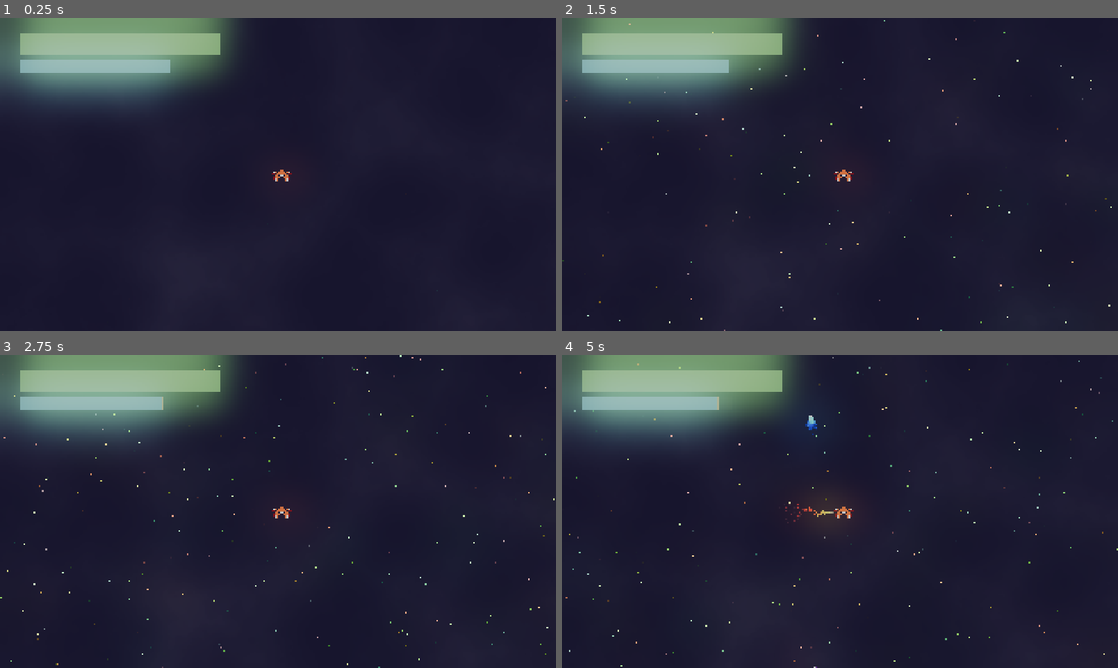
Above: before the commit, frames 1-4 (two rows, left to right).
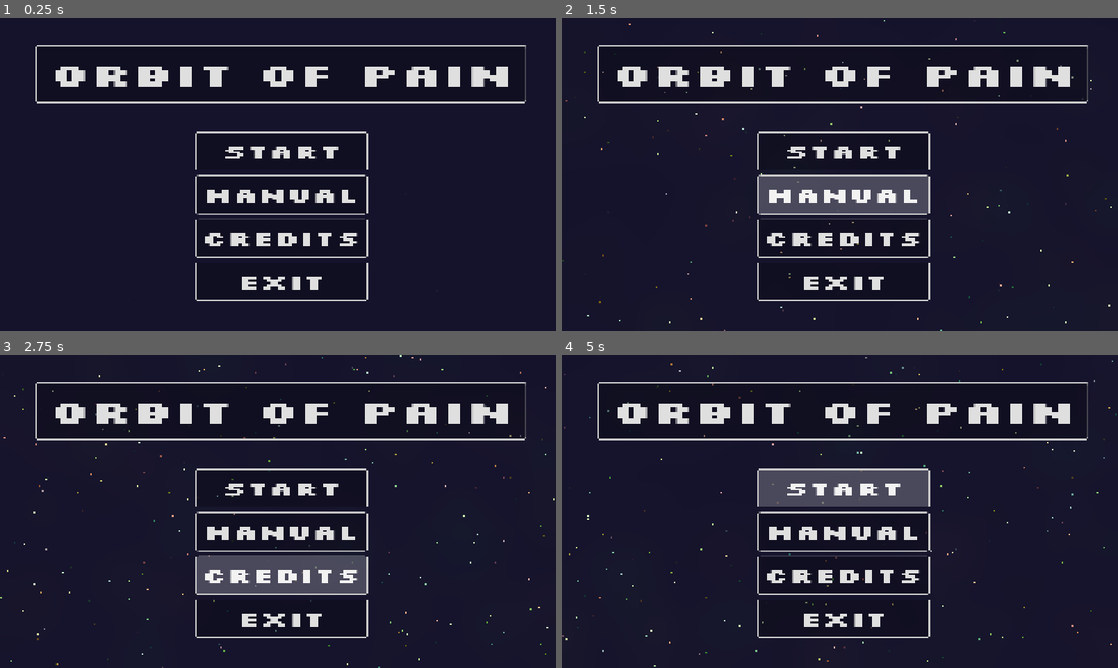
Above: after the commit, the same moments.

Repository: Lunix-420/OrbitOfPain
Game: Godot game, scene res://scenes/World.tscn
Same seed, same stepped clock (60 frames per second), same inputs: the game is played once before the commit and once after it.
Inputs (mouse positions are in pixels of both pictures, inside the frame that each line leads up to):
- Up to frame 1 (0.25 s): no input
- Up to frame 2 (1.5 s): click (845, 74) at 0.5 s, where only the run after the commit has a clickable "ORBIT OF PAIN"; click (845, 193) at 1.25 s, where only the run after the commit has a clickable "Manual"
- Up to frame 3 (2.75 s): click (283, 574) at 2 s, where only the run after the commit has a clickable "CREDITS"
- Up to frame 4 (5 s): click (845, 486) at 2.75 s, where only the run after the commit has a clickable "START"; click (845, 486) at 3.5 s, where only the run after the commit has a clickable "START"; hold D (move_right) from 4.28 s (still down); tap Space (action_shoot) at 4.35 s

The runs differ from the first frame. In frame 1, 17% of the frame differs, in the area x 0-95%, y 0-91%; in frame 2, 20%; in frame 3, 20%; in frame 4, 21%, in the area x 0-100%, y 0-100%.

Commit message:
style: Redesign menu UI

Diff:
--- /dev/null
+++ b/buttons/Default.tres
@@ -0,0 +1,14 @@
+[gd_resource type="StyleBoxFlat" format=3 uid="uid://dfbtt2bkedy5v"]
+
+[resource]
+bg_color = Color(0.0396667, 0.036, 0.08, 0.435294)
+border_width_left = 10
+border_width_top = 10
+border_width_right = 10
+border_width_bottom = 10
+corner_radius_top_left = 25
+corner_radius_top_right = 25
+corner_radius_bottom_right = 25
+corner_radius_bottom_left = 25
+corner_detail = 20
+shadow_color = Color(0, 0, 0, 0.392157)
--- /dev/null
+++ b/noise/Clouds.tres
@@ -0,0 +1,5 @@
+[gd_resource type="FastNoiseLite" format=3 uid="uid://cuga5pynj83ht"]
+
+[resource]
+noise_type = 2
+frequency = 0.0013
--- a/project.godot
+++ b/project.godot
@@ -14,6 +14,10 @@
 run/main_scene="uid://dd0r1cokjlsj3"
 config/features=PackedStringArray("4.4", "GL Compatibility")
 config/icon="res://icon.svg"
+
+[autoload]
+
+GlobalState="*res://scripts/global.gd"
 
 [display]
 
@@ -62,6 +66,10 @@
 ]
 }
 
+[physics]
+
+2d/run_on_separate_thread=true
+
 [rendering]
 
 textures/canvas_textures/default_texture_filter=0
--- /dev/null
+++ b/ramps/Clouds.tres
@@ -0,0 +1,4 @@
+[gd_resource type="Gradient" format=3 uid="uid://cpko6djj8uy7w"]
+
+[resource]
+colors = PackedColorArray(0, 0, 0, 0, 0.97, 0.97, 0.97, 0.027451)
--- /dev/null
+++ b/scenes/Menu.tscn
@@ -0,0 +1,3 @@
+[gd_scene format=3 uid="uid://dqkvntl3ydga1"]
+
+[node name="Menu" type="Node2D"]
--- a/scenes/Player.tscn
+++ b/scenes/Player.tscn
@@ -40,19 +40,6 @@
 scale_min = 2.0
 scale_max = 10.0
 color_ramp = SubResource("GradientTexture1D_qhqgy")
-
-[sub_resource type="Gradient" id="Gradient_3li8b"]
-colors = PackedColorArray(0, 0, 0, 0, 0.97, 0.97, 0.97, 0.027451)
-
-[sub_resource type="FastNoiseLite" id="FastNoiseLite_mdl7e"]
-noise_type = 2
-frequency = 0.0013
-
-[sub_resource type="NoiseTexture2D" id="NoiseTexture2D_qu4a1"]
-width = 4000
-height = 2300
-color_ramp = SubResource("Gradient_3li8b")
-noise = SubResource("FastNoiseLite_mdl7e")
 
 [node name="Player" type="CharacterBody2D"]
 collision_layer = 2
@@ -148,21 +135,6 @@
 position = Vector2(-23, -5)
 zoom = Vector2(0.5, 0.5)
 
-[node name="Noise" type="TextureRect" parent="Camera"]
-anchors_preset = 8
-anchor_left = 0.5
-anchor_top = 0.5
-anchor_right = 0.5
-anchor_bottom = 0.5
-offset_left = -1977.0
-offset_top = -1145.0
-offset_right = 2023.0
-offset_bottom = 1155.0
-grow_horizontal = 2
-grow_vertical = 2
-texture = SubResource("NoiseTexture2D_qu4a1")
-stretch_mode = 3
-
 [node name="Gui" parent="Camera" instance=ExtResource("4_mdl7e")]
 offset_left = -1768.0
 offset_top = -1057.0
--- a/scenes/World.tscn
+++ b/scenes/World.tscn
@@ -1,6 +1,9 @@
-[gd_scene load_steps=7 format=3 uid="uid://dd0r1cokjlsj3"]
+[gd_scene load_steps=11 format=3 uid="uid://dd0r1cokjlsj3"]
 
+[ext_resource type="Script" uid="uid://dswfduxi8a8du" path="res://scenes/game.gd" id="1_d1c63"]
 [ext_resource type="PackedScene" uid="uid://71rc8k32st6a" path="res://scenes/Player.tscn" id="1_kqs1s"]
+[ext_resource type="FontFile" uid="uid://dyej5eb8ymwwc" path="res://fonts/Silkscreen.ttf" id="2_32lhk"]
+[ext_resource type="StyleBox" uid="uid://dfbtt2bkedy5v" path="res://buttons/Default.tres" id="3_7g83o"]
 
 [sub_resource type="Environment" id="Environment_jeodi"]
 background_mode = 3
@@ -41,7 +44,21 @@
 hue_variation_max = 1.0
 turbulence_noise_strength = 6.3
 
-[node name="World" type="Node2D"]
+[sub_resource type="StyleBoxFlat" id="StyleBoxFlat_d1c63"]
+bg_color = Color(0.792317, 0.789104, 0.893934, 0.568627)
+border_width_left = 10
+border_width_top = 10
+border_width_right = 10
+border_width_bottom = 10
+corner_radius_top_left = 25
+corner_radius_top_right = 25
+corner_radius_bottom_right = 25
+corner_radius_bottom_left = 25
+corner_detail = 20
+shadow_color = Color(0, 0, 0, 0.392157)
+
+[node name="Game" type="Node2D"]
+script = ExtResource("1_d1c63")
 metadata/_edit_horizontal_guides_ = [-1080.0, -1030.0]
 metadata/_edit_vertical_guides_ = [-1870.0]
 
@@ -64,6 +81,118 @@
 process_material = SubResource("ParticleProcessMaterial_1tnoa")
 
 [node name="Player" parent="." instance=ExtResource("1_kqs1s")]
+visible = false
 self_modulate = Color(0, 0, 0, 1)
 light_mask = 3
 z_index = 10
+
+[node name="CanvasLayer" type="CanvasLayer" parent="."]
+follow_viewport_enabled = true
+
+[node name="MainMenu" type="Node2D" parent="CanvasLayer"]
+
+[node name="Logo" type="Button" parent="CanvasLayer/MainMenu"]
+offset_left = -1700.0
+offset_top = -900.0
+offset_right = 1700.0
+offset_bottom = -300.0
+scale = Vector2(0.998365, 0.663756)
+theme_override_fonts/font = ExtResource("2_32lhk")
+theme_override_font_sizes/font_size = 330
+theme_override_styles/focus = ExtResource("3_7g83o")
+theme_override_styles/disabled_mirrored = ExtResource("3_7g83o")
+theme_override_styles/disabled = ExtResource("3_7g83o")
+theme_override_styles/hover_pressed_mirrored = ExtResource("3_7g83o")
+theme_override_styles/hover_pressed = ExtResource("3_7g83o")
+theme_override_styles/hover_mirrored = ExtResource("3_7g83o")
+theme_override_styles/hover = ExtResource("3_7g83o")
+theme_override_styles/pressed_mirrored = ExtResource("3_7g83o")
+theme_override_styles/pressed = ExtResource("3_7g83o")
+theme_override_styles/normal_mirrored = ExtResource("3_7g83o")
+theme_override_styles/normal = ExtResource("3_7g83o")
+text = "ORBIT OF PAIN"
+
+[node name="StartButton" type="Button" parent="CanvasLayer/MainMenu"]
+offset_left = -600.0
+offset_top = -300.0
+offset_right = 600.0
+offset_bottom = 100.0
+scale = Vector2(0.998365, 0.663756)
+theme_override_fonts/font = ExtResource("2_32lhk")
+theme_override_font_sizes/font_size = 200
+theme_override_styles/focus = ExtResource("3_7g83o")
+theme_override_styles/disabled_mirrored = ExtResource("3_7g83o")
+theme_override_styles/disabled = ExtResource("3_7g83o")
+theme_override_styles/hover_pressed_mirrored = ExtResource("3_7g83o")
+theme_override_styles/hover_pressed = ExtResource("3_7g83o")
+theme_override_styles/hover_mirrored = ExtResource("3_7g83o")
+theme_override_styles/hover = SubResource("StyleBoxFlat_d1c63")
+theme_override_styles/pressed_mirrored = ExtResource("3_7g83o")
+theme_override_styles/pressed = ExtResource("3_7g83o")
+theme_override_styles/normal_mirrored = ExtResource("3_7g83o")
+theme_override_styles/normal = ExtResource("3_7g83o")
+text = "START"
+
+[node name="ControlsButton" type="Button" parent="CanvasLayer/MainMenu"]
+offset_left = -600.0
+offset_right = 600.0
+offset_bottom = 400.0
+scale = Vector2(0.998365, 0.663756)
+theme_override_fonts/font = ExtResource("2_32lhk")
+theme_override_font_sizes/font_size = 200
+theme_override_styles/focus = ExtResource("3_7g83o")
+theme_override_styles/disabled_mirrored = ExtResource("3_7g83o")
+theme_override_styles/disabled = ExtResource("3_7g83o")
+theme_override_styles/hover_pressed_mirrored = ExtResource("3_7g83o")
+theme_override_styles/hover_pressed = ExtResource("3_7g83o")
+theme_override_styles/hover_mirrored = ExtResource("3_7g83o")
+theme_override_styles/hover = SubResource("StyleBoxFlat_d1c63")
+theme_override_styles/pressed_mirrored = ExtResource("3_7g83o")
+theme_override_styles/pressed = ExtResource("3_7g83o")
+theme_override_styles/normal_mirrored = ExtResource("3_7g83o")
+theme_override_styles/normal = ExtResource("3_7g83o")
+text = "Manual"
+
+[node name="CreditsButton" type="Button" parent="CanvasLayer/MainMenu"]
+offset_left = -600.0
+offset_top = 300.0
+offset_right = 600.0
+offset_bottom = 700.0
+scale = Vector2(0.998365, 0.663756)
+theme_override_fonts/font = ExtResource("2_32lhk")
+theme_override_font_sizes/font_size = 200
+theme_override_styles/focus = ExtResource("3_7g83o")
+theme_override_styles/disabled_mirrored = ExtResource("3_7g83o")
+theme_override_styles/disabled = ExtResource("3_7g83o")
+theme_override_styles/hover_pressed_mirrored = ExtResource("3_7g83o")
+theme_override_styles/hover_pressed = ExtResource("3_7g83o")
+theme_override_styles/hover_mirrored = ExtResource("3_7g83o")
+theme_override_styles/hover = SubResource("StyleBoxFlat_d1c63")
+theme_override_styles/pressed_mirrored = ExtResource("3_7g83o")
+theme_override_styles/pressed = ExtResource("3_7g83o")
+theme_override_styles/normal_mirrored = ExtResource("3_7g83o")
+theme_override_styles/normal = ExtResource("3_7g83o")
+text = "CREDITS"
+
+[node name="ExitButton" type="Button" parent="CanvasLayer/MainMenu"]
+offset_left = -600.0
+offset_top = 600.0
+offset_right = 600.0
+offset_bottom = 1000.0
+scale = Vector2(0.998365, 0.663756)
+theme_override_fonts/font = ExtResource("2_32lhk")
+theme_override_font_sizes/font_size = 200
+theme_override_styles/focus = ExtResource("3_7g83o")
+theme_override_styles/disabled_mirrored = ExtResource("3_7g83o")
+theme_override_styles/disabled = ExtResource("3_7g83o")
+theme_override_styles/hover_pressed_mirrored = ExtResource("3_7g83o")
+theme_override_styles/hover_pressed = ExtResource("3_7g83o")
+theme_override_styles/hover_mirrored = ExtResource("3_7g83o")
+theme_override_styles/hover = SubResource("StyleBoxFlat_d1c63")
+theme_override_styles/pressed_mirrored = ExtResource("3_7g83o")
+theme_override_styles/pressed = ExtResource("3_7g83o")
+theme_override_styles/normal_mirrored = ExtResource("3_7g83o")
+theme_override_styles/normal = ExtResource("3_7g83o")
+text = "EXIT"
+
+[connection signal="pressed" from="CanvasLayer/MainMenu/StartButton" to="CanvasLayer/MainMenu" method="_on_start_button_pressed"]
--- /dev/null
+++ b/scenes/game.gd
@@ -0,0 +1,11 @@
+extends Node2D
+
+
+# Called when the node enters the scene tree for the first time.
+func _ready() -> void:
+	pass # Replace with function body.
+
+
+# Called every frame. 'delta' is the elapsed time since the previous frame.
+func _process(delta: float) -> void:
+	pass
--- /dev/null
+++ b/scenes/main_menu.gd
@@ -0,0 +1,15 @@
+extends Node2D
+
+
+# Called when the node enters the scene tree for the first time.
+func _ready() -> void:
+	pass # Replace with function body.
+
+
+# Called every frame. 'delta' is the elapsed time since the previous frame.
+func _process(delta: float) -> void:
+	pass
+
+
+func _on_start_button_pressed() -> void:
+	pass # Replace with function body.
--- /dev/null
+++ b/scenes/world.gd
@@ -0,0 +1,11 @@
+extends Node2D
+
+
+# Called when the node enters the scene tree for the first time.
+func _ready() -> void:
+	pass # Replace with function body.
+
+
+# Called every frame. 'delta' is the elapsed time since the previous frame.
+func _process(delta: float) -> void:
+	pass
--- /dev/null
+++ b/scripts/global.gd
@@ -0,0 +1,3 @@
+extends Node
+
+var game_started := false
--- a/scripts/player.gd
+++ b/scripts/player.gd
@@ -1,4 +1,18 @@
 extends CharacterBody2D
+
+var speed = 0.0
+var strave_speed = 0.0
+
+const MAX_SPEED = 500
+const MAX_BACK_SPEED = 500
+const MAX_STRAVE_SPEED = 400
+const ACCELERATION = 2000.0
+const STRAVE_ACCELERATION = 1500.0
+const ROTATION_SPEED = 4.0
+const FRICTION = 500
+const ENERGY_LOSS = 1000
+const IDLE_ENERGY_CONSUMPTION = 20
+
 
 @onready var sprite = get_node("Sprite")
 @onready var shooter = sprite.get_node("Shooter")
@@ -13,23 +27,11 @@
 @onready var gui: Control = camera.get_node("Gui")
 @onready var healthBar: BaseBar = gui.get_node("Health")
 @onready var energyBar: BaseBar = gui.get_node("Energy")
-
 @export var plasma_scene: PackedScene
 
-const MAX_SPEED = 500
-const MAX_BACK_SPEED = 500
-const MAX_STRAVE_SPEED = 400
-const ACCELERATION = 2000.0
-const STRAVE_ACCELERATION = 1500.0
-const ROTATION_SPEED = 4.0
-const FRICTION = 500
-const ENERGY_LOSS = 1000
-const IDLE_ENERGY_CONSUMPTION = 20
-
-var speed = 0.0
-var strave_speed = 0.0
-
 func _physics_process(delta: float) -> void:
+	if not GlobalState.game_started:
+		return
 	handle_forward_backward_motion(delta)
 	handle_sideward_motion(delta)
 	handle_rotation(delta)
--- a/scripts/spawner.gd
+++ b/scripts/spawner.gd
@@ -5,6 +5,8 @@
 var SPAWN_DISTANCE: float = 2000.0
 
 func _process(delta: float) -> void:
+	if not GlobalState.game_started:
+		return
 	spawn_timer += delta
 	if spawn_timer >= spawn_interval:
 		spawn_enemy()
Binary file added: fonts/Silkscreen.ttf
Not shown, added: fonts/Silkscreen.ttf.import
Not shown: 1 places in scenes/Player.tscn that only renumber resources
Not shown, added: scenes/game.gd.uid
Not shown, added: scenes/main_menu.gd.uid
Not shown, added: scenes/world.gd.uid
Not shown, added: scripts/global.gd.uid
